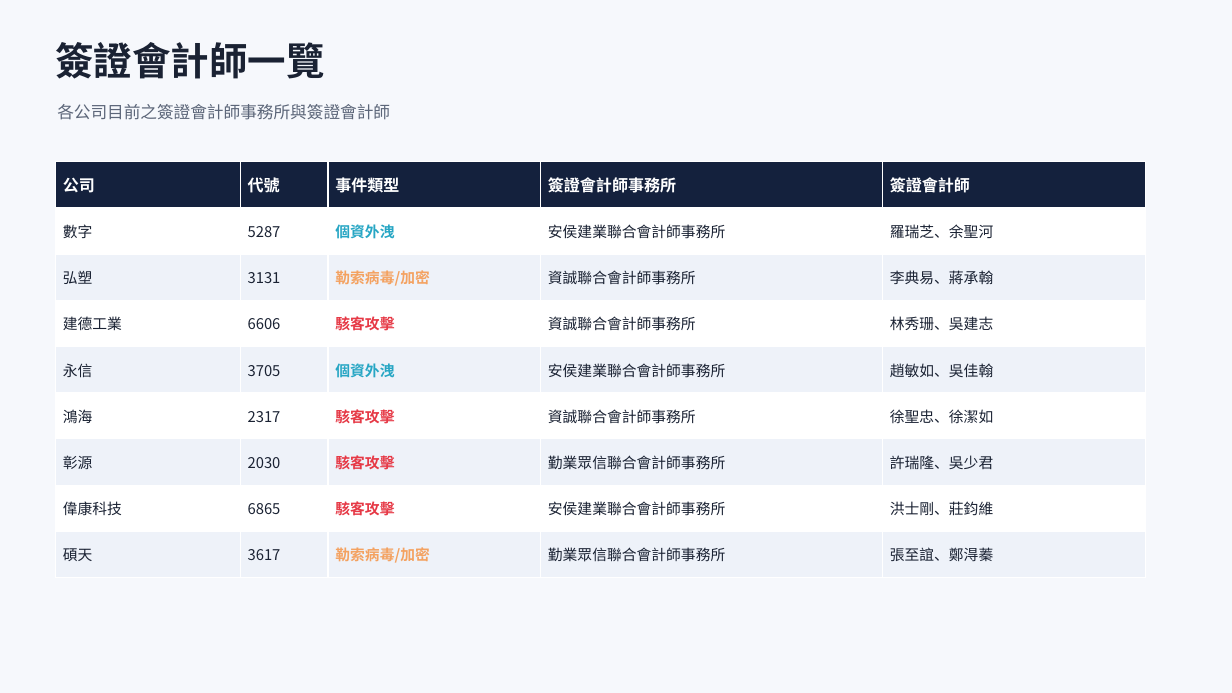
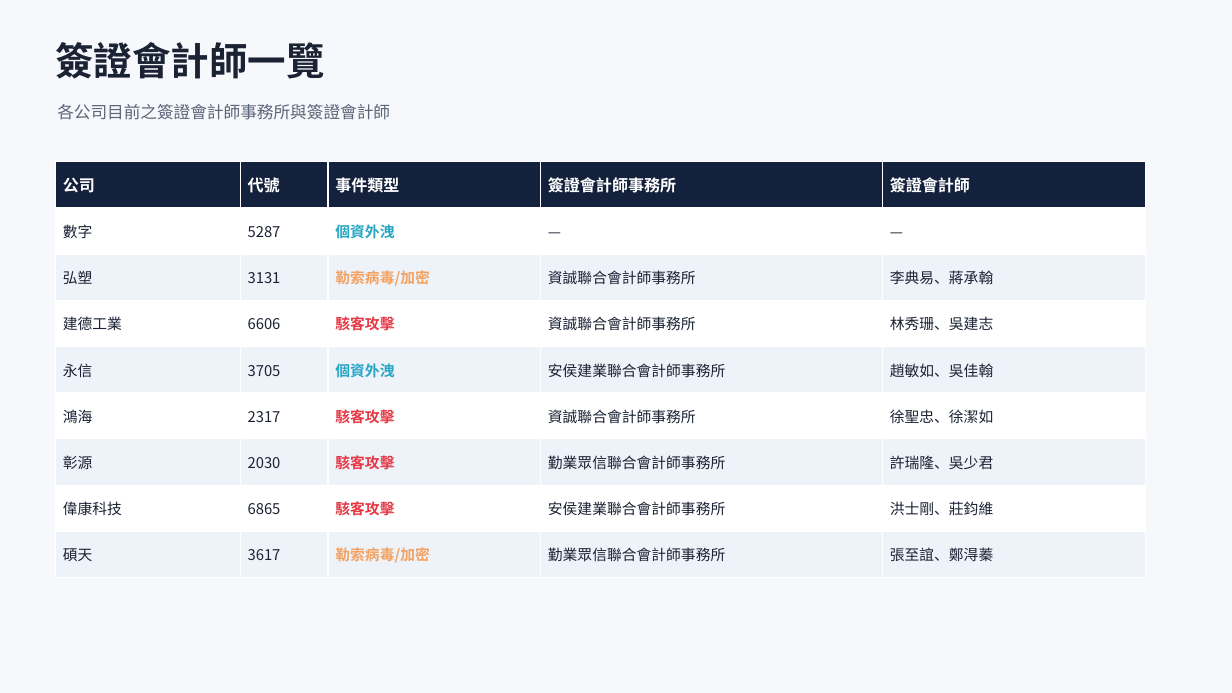
Before and after one commit to Johnnylin77/mops-isec-monitor, a slide deck: slide 4 of 資安事件因應分析.pptx. Drawn at 1232x693 pixels with LibreOffice and Linux fonts; fonts in the diff are those of the drawing. Boxes give left, top, right and bottom in pixels: in the first picture for what was removed or moved away, otherwise in the second. Text is boxed around its words. In the diff, an @@ line names an element or a change of style, - is before the commit and + after.

```diff
--- a/資安事件因應分析.pptx
+++ b/資安事件因應分析.pptx
@@ table at [55, 162, 1146, 578] @@
-row 2, column 4: 安侯建業聯合會計師事務所
+row 2, column 4: —
-row 2, column 5: 羅瑞芝、余聖河
+row 2, column 5: —
```
Also in this commit, not shown: 1 other slide changed, 1 other file.
